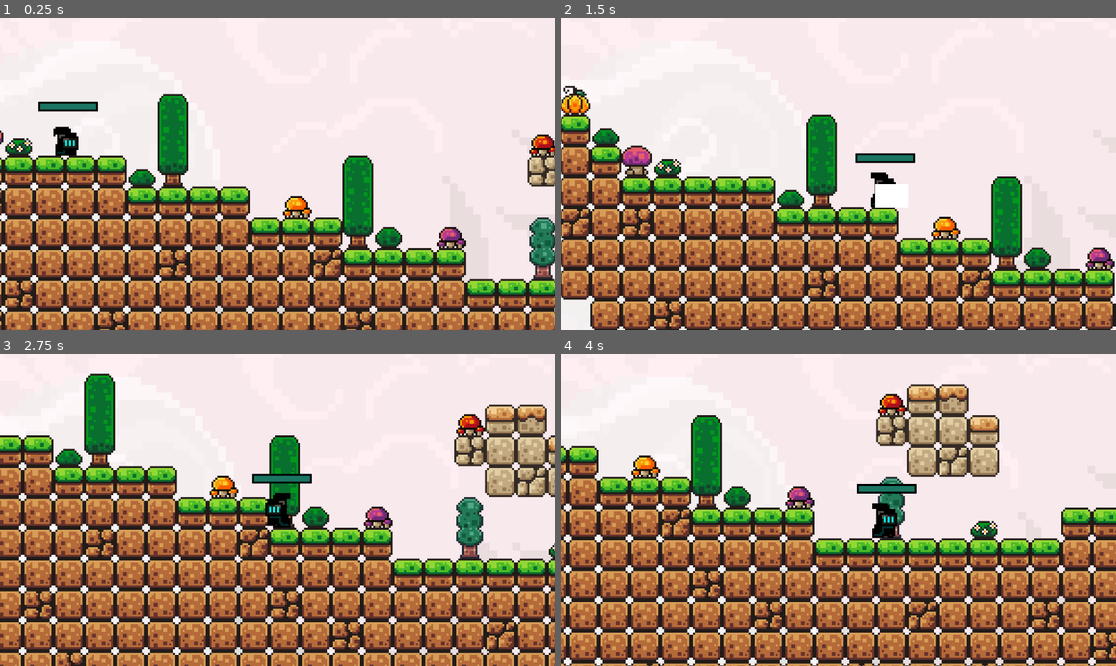
Above: before the commit, frames 1-4 (two rows, left to right).
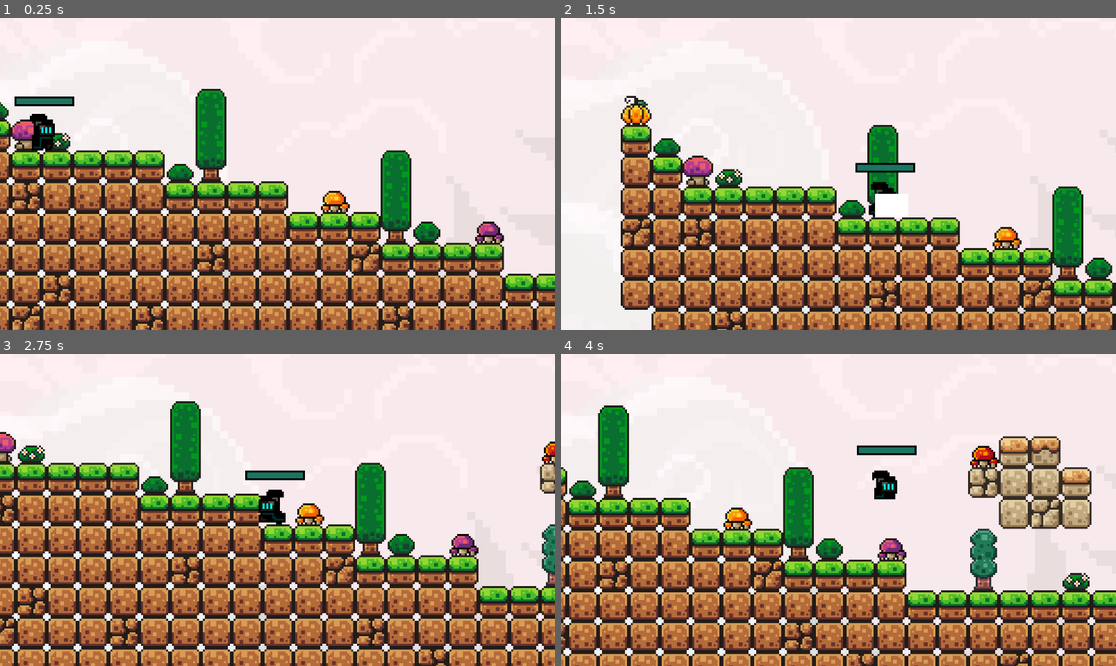
Above: after the commit, the same moments.

Repository: dhyannjh/Phasefall
Game: Godot game, scene res://Scenes/main.tscn
Same seed, same stepped clock (60 frames per second), same inputs: the game is played once before the commit and once after it.
Inputs (mouse positions are in pixels of both pictures, inside the frame that each line leads up to):
- Up to frame 1 (0.25 s): no input
- Up to frame 2 (1.5 s): move the mouse to (960, 158) at 0.52 s; hold D (move_right) from 0.53 s (still down); click (960, 158) at 0.6 s; tap Up (jump) at 0.77 s; move the mouse to (727, 189) at 1.27 s; click (727, 189) at 1.35 s
- Up to frame 3 (2.75 s): tap Up (jump) at 1.52 s; move the mouse to (333, 441) at 2.02 s; release D (move_right) at 2.03 s; hold Left (move_left) from 2.03 s (still down); click (333, 441) at 2.1 s
- Up to frame 4 (4 s): move the mouse to (810, 572) at 2.77 s; release Left (move_left) at 2.78 s; hold D (move_right) from 2.78 s (still down); click (810, 572) at 2.85 s; tap Up (jump) at 3.02, 3.77 s; move the mouse to (1005, 556) at 3.52 s; click (1005, 556) at 3.6 s

The runs differ from the first frame. In frame 1, 43% of the frame differs, in the area x 0-100%, y 22-100%; in frame 2, 42%; in frame 3, 51%; in frame 4, 55%, in the area x 0-100%, y 9-100%.

Commit message:
Played around with particle systems for attack

Diff:
--- a/Scenes/main.tscn
+++ b/Scenes/main.tscn
@@ -184,7 +184,7 @@
 
 [node name="PhaseRunner" parent="." unique_id=1837151406 instance=ExtResource("1_jjgbg")]
 z_index = 100
-position = Vector2(-287, -103)
+position = Vector2(-319, -98)
 
 [node name="TileMap" type="TileMap" parent="." unique_id=1572389997]
 tile_set = SubResource("TileSet_jjvhh")
--- /dev/null
+++ b/Scenes/vfx/attack_flash.tscn
@@ -0,0 +1,19 @@
+[gd_scene format=3 uid="uid://cda8trpw4y5wu"]
+
+[sub_resource type="ParticleProcessMaterial" id="ParticleProcessMaterial_4nna7"]
+particle_flag_disable_z = true
+spread = 120.0
+initial_velocity_min = 100.0
+initial_velocity_max = 100.0
+gravity = Vector3(0, 98, 0)
+
+[node name="AttackFlash" type="Node2D" unique_id=50071033]
+
+[node name="GPUParticles2D" type="GPUParticles2D" parent="." unique_id=2120493867]
+emitting = false
+amount = 30
+lifetime = 0.3
+one_shot = true
+speed_scale = 1.37
+explosiveness = 0.9
+process_material = SubResource("ParticleProcessMaterial_4nna7")
